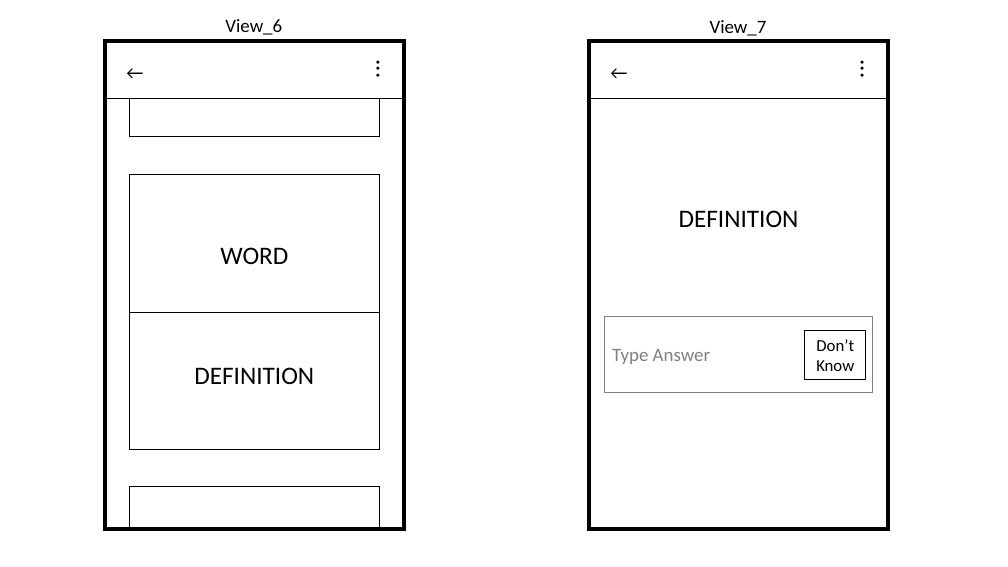
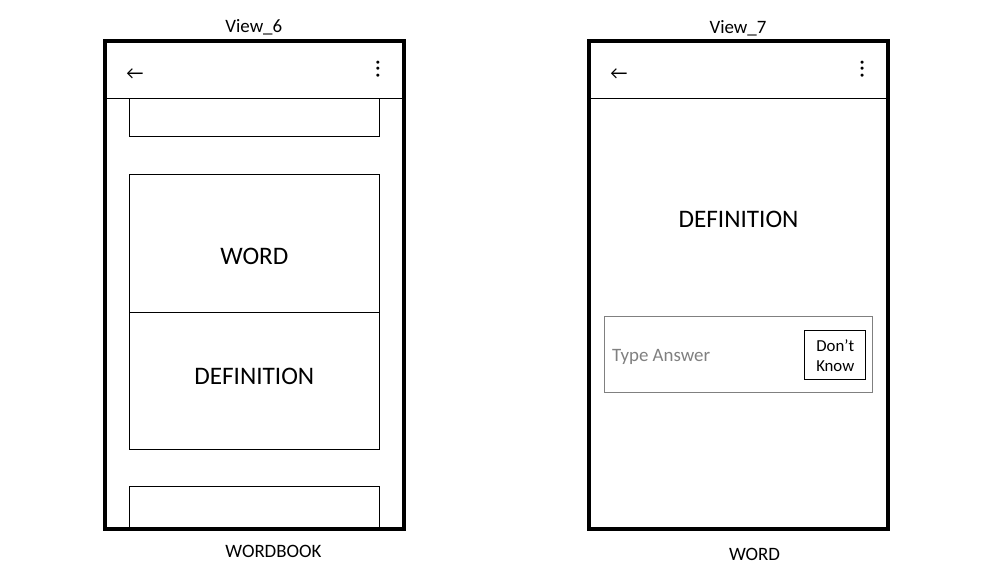
Before and after one commit to mhlee1215/IEDUFlashCard, a slide deck: slide 3 of Device Screen.pptx. Drawn at 1008x567 pixels with LibreOffice and Linux fonts; fonts in the diff are those of the drawing. Boxes give left, top, right and bottom in pixels: in the first picture for what was removed or moved away, otherwise in the second. Text is boxed around its words. In the diff, an @@ line names an element or a change of style, - is before the commit and + after.

```diff
--- a/Device Screen.pptx
+++ b/Device Screen.pptx
@@ text added at (225, 544, 321, 557), 18 pt, text #000000 @@
+WORDBOOK
@@ text added at (729, 547, 780, 560), 18 pt, text #000000 @@
+WORD
```
Also in this commit, not shown: 3 other slides changed, 15 other files.
